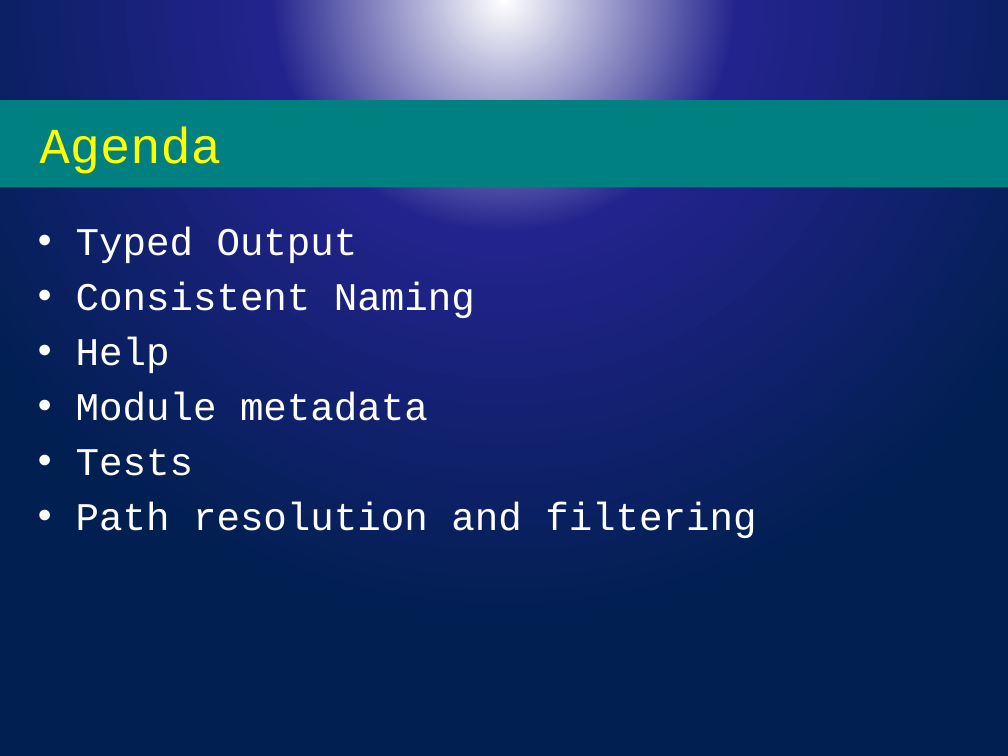
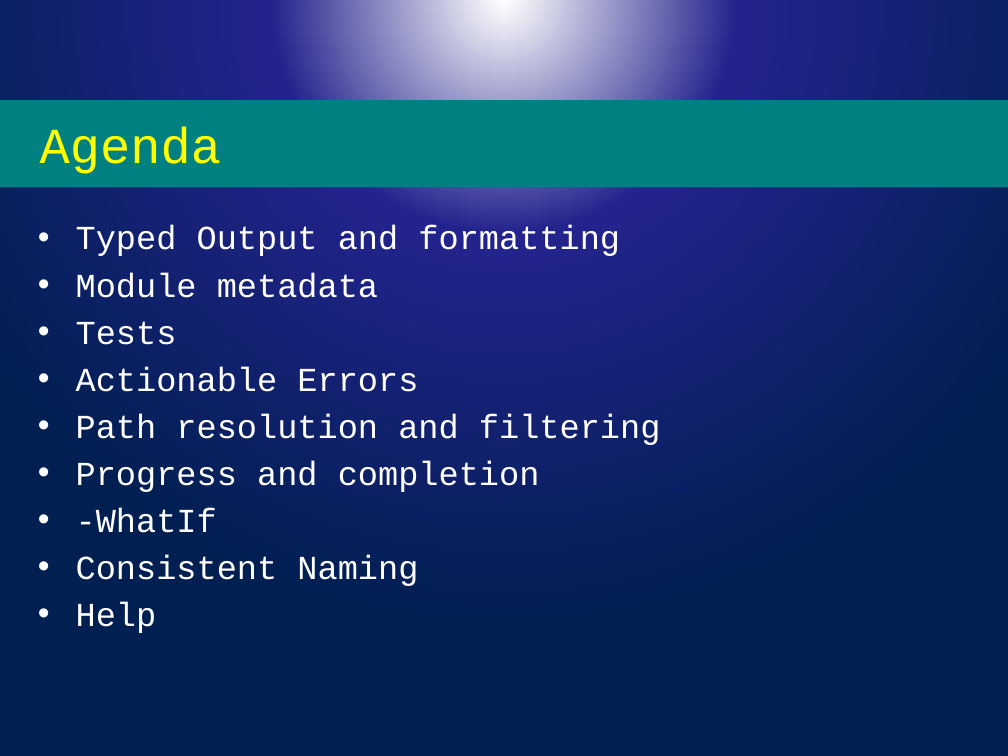
Before and after one commit to powercode/PSConfEU, a slide deck: slide 2 of PSCONFEU_Modules2017.pptx. Drawn at 1008x756 pixels with LibreOffice and Linux fonts; fonts in the diff are those of the drawing; background and template pictures are left out. Boxes give left, top, right and bottom in pixels: in the first picture for what was removed or moved away, otherwise in the second. Text is boxed around its words. In the diff, an @@ line names an element or a change of style, - is before the commit and + after.

```diff
--- a/PSCONFEU_Modules2017.pptx
+++ b/PSCONFEU_Modules2017.pptx
@@ text at [76, 225, 661, 533]: text changed; size 28 to 24 pt @@
-• Typed Output
+• Typed Output and formatting
+• Module metadata
+• Tests
+• Actionable Errors
+• Path resolution and filtering
+• Progress and completion
+• -WhatIf
@@ text at [76, 392, 756, 538]: paragraphs removed @@
-• Module metadata
-• Tests
-• Path resolution and filtering
@@ text at [76, 554, 418, 633]: size 28 to 24 pt in "Consistent Naming", "Help" @@
```
Also in this commit, not shown: 3 other slides changed, 1 slide removed.
